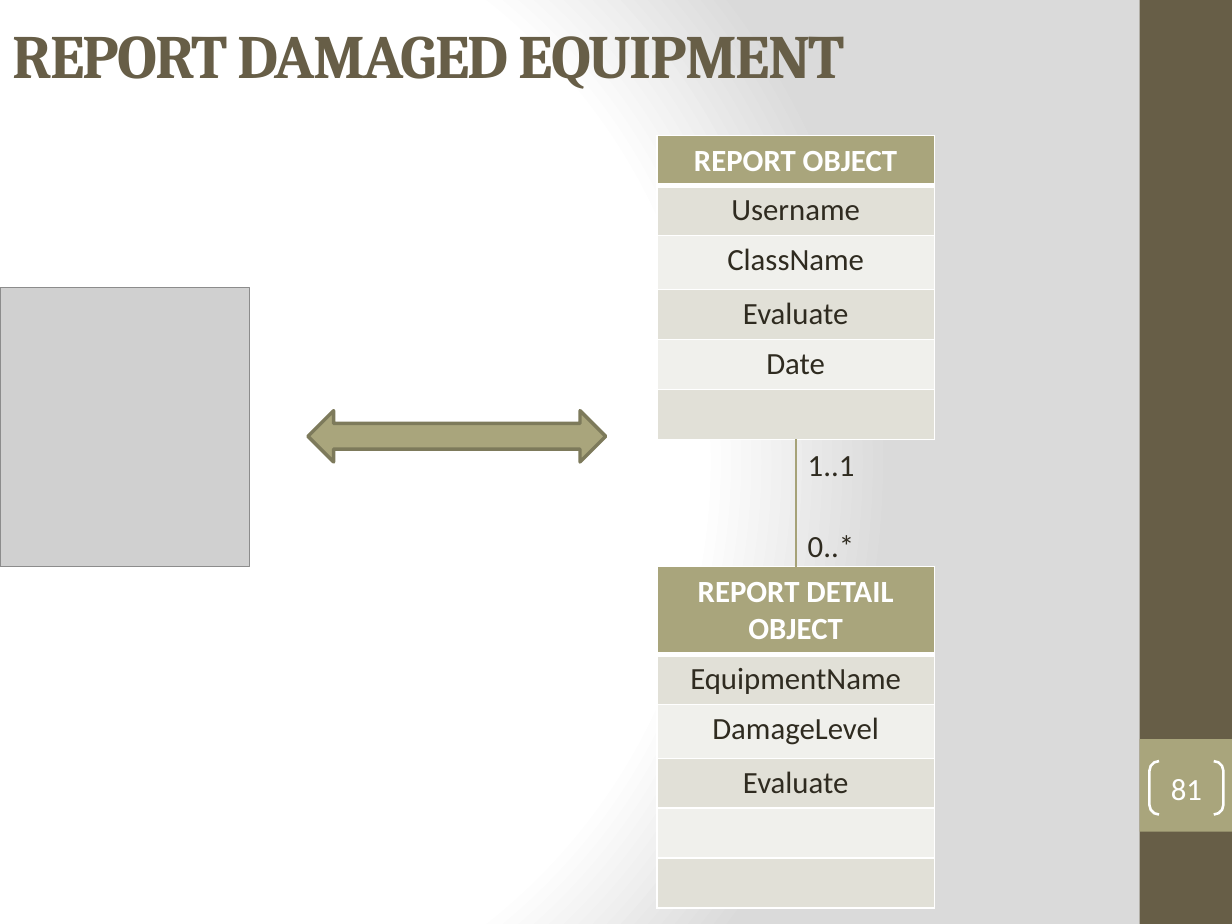
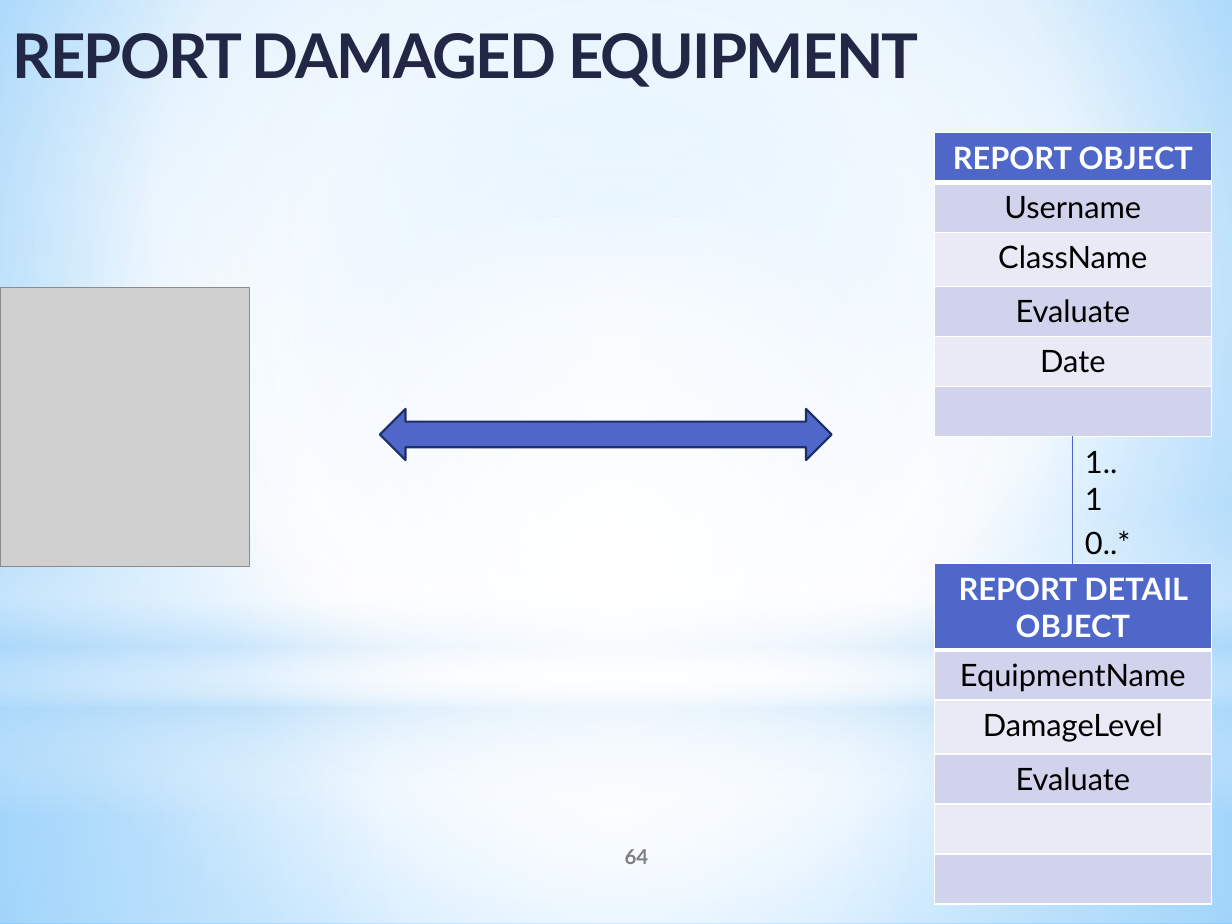
Before and after one commit to tranquang9a1/ECRM, a slide deck: slide 64 of Document/ECRM-Presentation v5.pptx (slide 81 before the commit). Drawn at 1232x924 pixels with LibreOffice and Linux fonts; fonts in the diff are those of the drawing; grey boxes stand for pictures. Boxes give left, top, right and bottom in pixels: in the first picture for what was removed or moved away, otherwise in the second. Text is boxed around its words. In the diff, an @@ line names an element or a change of style, - is before the commit and + after.

```diff
--- a/Document/ECRM-Presentation v5.pptx
+++ b/Document/ECRM-Presentation v5.pptx
@@ background gradient #FFFFFF to #DADADA to gradient #9ED5FF to #FFFFFF to #5BB9FF @@
@@ text "REPORT DAMAGED EQUIPMENT" at (12,33,919,87): font Cambria to Lato, text colour #675E47 to #212745 @@
@@ rectangle added at (0,0,1232,687), fill gradient #FFFFFF to #B4DCFA @@
@@ rectangle removed at (1140,0,1232,924) @@
@@ table at (934,132,1211,436) @@
@@ fill #A9A57C to #4E67C8 in row 1, column 1 @@
@@ fill #E2E1D7 to #D0D3EB in 3 cells @@
@@ fill #F1F0EC to #E9EBF5 in 2 cells @@
@@ font Calibri to Lato @@
@@ text colour #2F2B20 to #000000 in "Username", "ClassName", "Evaluate", "Date" @@
@@ ellipse added at (0,216,1232,903), fill gradient #FFFFFF @@
@@ left right arrow: place and size @@
-left right arrow at (308,410,606,462)
+left right arrow at (379,409,832,461)
@@ left right arrow at (379,409,832,461): fill #A9A57C to #4E67C8; outline #7D7A5C 2 pt to #1F2E69 1.25 pt @@
@@ 2 texts, 2 tables, 1 line: place and size @@
-2 texts, 2 tables, 1 line at (657,136,934,907)
+2 texts, 2 tables, 1 line at (934,132,1211,903)
@@ text "1..1" at (1085,451,1117,510): font Calibri to Lato, text colour #2F2B20 to #000000 @@
@@ line (1073, 436) - (1073, 563): stroke #A6A278 1 pt to #4E67C8 0.75 pt @@
@@ rectangle added at (0,508,1232,816), fill gradient #FFFFFF to #B4DCFA @@
@@ text "0..*" at (1085,530,1130,555): font Calibri to Lato, text colour #2F2B20 to #000000 @@
@@ table at (934,563,1211,903) @@
@@ fill #A9A57C to #4E67C8 in row 1, column 1 @@
@@ fill #E2E1D7 to #D0D3EB in 3 cells @@
@@ fill #F1F0EC to #E9EBF5 in 2 cells @@
@@ font Calibri to Lato @@
@@ text colour #2F2B20 to #000000 in "EquipmentName", "DamageLevel", "Evaluate" @@
@@ rectangle added at (0,687,1232,924), fill gradient #FFFFFF to #B4DCFA @@
@@ rectangle removed at (1140,739,1232,832) @@
@@ page number removed at (1149,761,1223,814) @@
-81
@@ page number added at (625,849,649,864), 12 pt, text #808080, bold @@
+64
```
Also in this commit, not shown: 112 other slides changed, 32 slides added, 25 slides removed.
